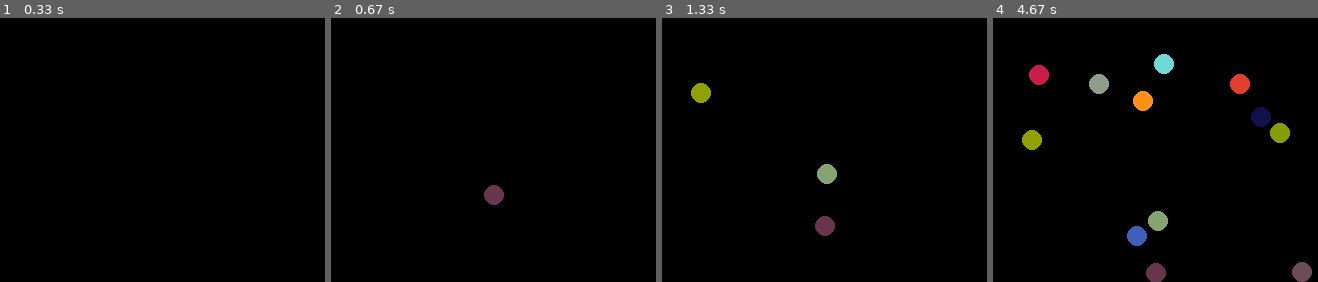
Above: before the commit, frames 1-4 (left to right).
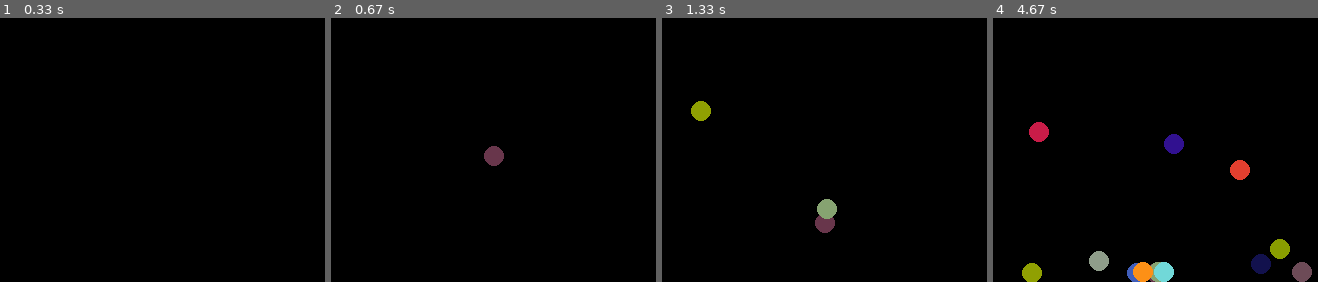
Above: after the commit, the same moments.

Repository: Busiky/git_pygame_falling_balls
Game: pygame game, started from git_falling_balls.py
The game is run twice, just before and just after one commit, with the same random seed, the same clock (stepped at 60 frames per second) and the same inputs.
Inputs (mouse positions are in pixels of both pictures, inside the frame that each line leads up to):
- Up to frame 1 (0.33 s): no input
- Up to frame 2 (0.67 s): click (493, 131) at 0.38 s
- Up to frame 3 (1.33 s): click (827, 150) at 0.72 s; click (701, 86) at 1.05 s
- Up to frame 4 (4.67 s): click (1301, 237) at 1.38 s; click (1165, 31) at 1.72 s; click (1136, 210) at 2.05 s; click (1142, 81) at 2.38 s; click (1100, 70) at 2.72 s; click (1259, 105) at 3.05 s; click (1279, 126) at 3.38 s; click (1240, 78) at 3.72 s; click (1038, 73) at 4.05 s; click (1175, 120) at 4.38 s

Frame 1 is identical in both runs. In frame 2, 0.7% of the frame differs, in the area x 47-54%, y 48-71%; in frame 3, 1.5%; in frame 4, 6.9%, in the area x 8-92%, y 13-100%.

Commit message:
Last version

Diff:
--- a/git_falling_balls.py
+++ b/git_falling_balls.py
@@ -13,6 +13,7 @@
 coord = []
 speed = []
 color = []
+temp = []
 
 screen_2 = pygame.Surface(screen.get_size())
 
@@ -27,11 +28,15 @@
             color.append('#{:06x}'.format(random.randrange(0, 0xffffff)))
             speed.append(v)
     screen_2.fill(pygame.Color('black'))
+    t = clock.tick()
     for i in range(len(coord)):
         pygame.draw.circle(screen_2, pygame.Color(color[i]), (coord[i][0], int(coord[i][1])), 10)
-        coord[i][1] += speed[i] * clock.tick() / 1000
+        if i in temp:
+            continue
+        coord[i][1] += speed[i] * t / 1000
         if coord[i][1] >= HEIGHT - 10:
             speed[i] = 0
+            temp.append(i)
 
     screen.blit(screen_2, (0, 0))
     pygame.display.flip()
